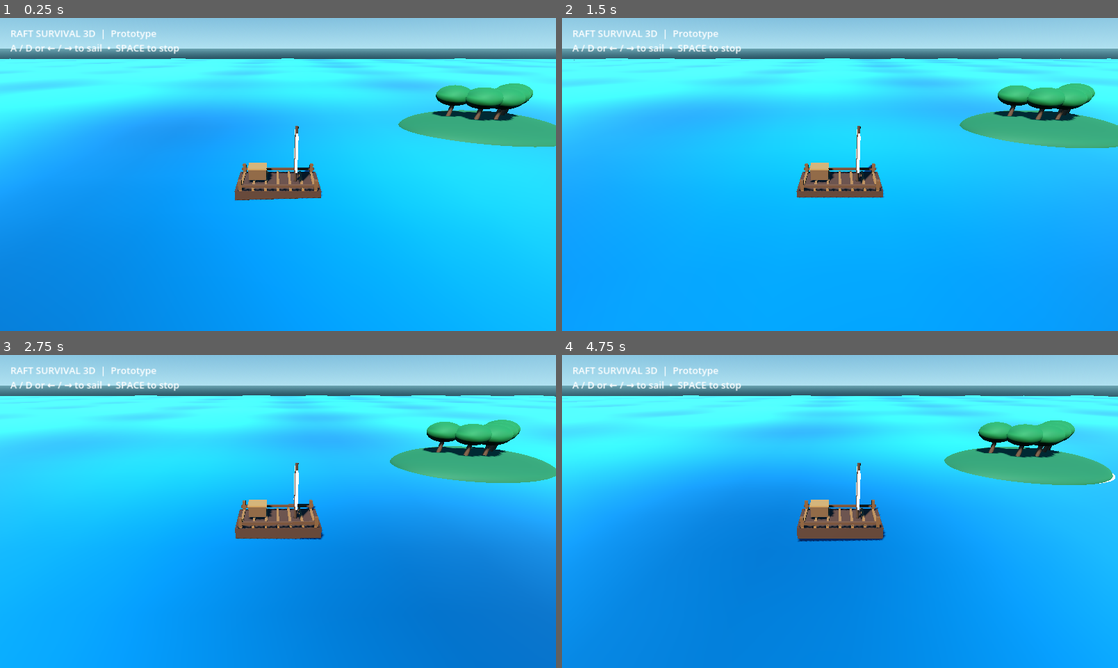
Above: before the commit, frames 1-4 (two rows, left to right).
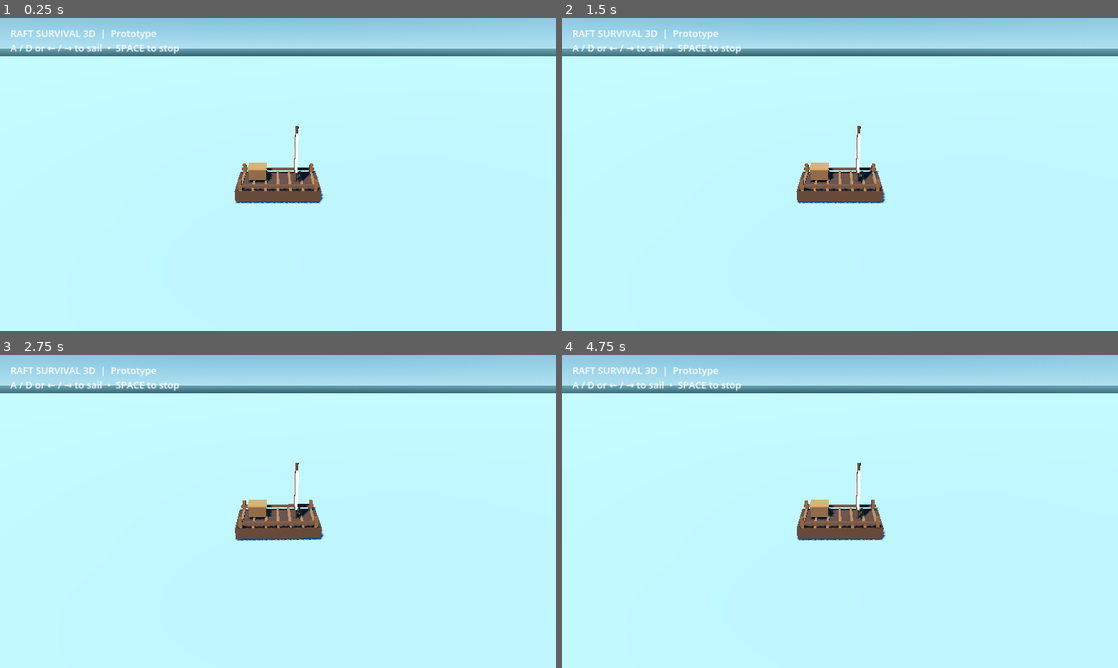
Above: after the commit, the same moments.

Repository: takasur888-glitch/Fishing-simulator-
Game: Godot game, scene res://scenes/main.tscn
Two runs of this game, one before a commit and one after it. Both use one fixed random seed, a clock stepped at 60 frames per second and the inputs below.
Inputs:
- Up to frame 1 (0.25 s): no input
- Up to frame 2 (1.5 s): tap Enter at 0.5 s; hold D 0.53-1.28 s; tap Space at 0.77 s; hold A from 1.28 s (still down)
- Up to frame 3 (2.75 s): tap Space at 1.52 s; release A at 2.03 s; hold D from 2.03 s (still down)
- Up to frame 4 (4.75 s): tap Space at 3.02, 3.77, 4.52 s; release D at 3.53 s; hold A from 3.53 s (still down)

The runs differ from the first frame. In frame 1, 86% of the frame differs, in the area x 0-100%, y 12-100%; in frame 2, 86%; in frame 3, 86%; in frame 4, 86%.

Commit message:
Create optimized low-poly ocean for Raft Survival 3D

Diff:
--- a/godot3d/scripts/main.gd
+++ b/godot3d/scripts/main.gd
@@ -11,24 +11,27 @@
 
 const WATER_SHADER := """
 shader_type spatial;
-render_mode cull_disabled;
-uniform vec4 deep_water : source_color = vec4(0.015, 0.20, 0.31, 1.0);
-uniform vec4 shallow_water : source_color = vec4(0.04, 0.48, 0.58, 1.0);
-uniform float wave_scale = 0.055;
+render_mode cull_disabled, diffuse_burley, specular_schlick_ggx;
+uniform vec4 deep_water : source_color = vec4(0.015, 0.19, 0.34, 1.0);
+uniform vec4 light_water : source_color = vec4(0.08, 0.48, 0.61, 1.0);
+uniform float wave_height = 0.22;
 varying float wave_value;
 void vertex() {
-    float a = sin(VERTEX.x * 0.12 + TIME * 1.15);
-    float b = cos(VERTEX.z * 0.16 + TIME * 0.82);
-    float c = sin((VERTEX.x + VERTEX.z) * 0.07 + TIME * 0.55);
-    VERTEX.y += (a * 0.22 + b * 0.14 + c * 0.12);
-    wave_value = a * 0.5 + b * 0.3 + c * 0.2;
+    vec2 p = VERTEX.xz;
+    float a = sin(p.x * 0.11 + TIME * 0.75);
+    float b = cos(p.y * 0.13 + TIME * 0.58);
+    float c = sin((p.x + p.y) * 0.055 + TIME * 0.42);
+    float broad = sin(p.x * 0.025 - p.y * 0.018 + TIME * 0.25);
+    VERTEX.y += (a * 0.55 + b * 0.38 + c * 0.28 + broad * 0.22) * wave_height;
+    wave_value = a * 0.42 + b * 0.30 + c * 0.18 + broad * 0.10;
 }
 void fragment() {
-    float fresnel = pow(1.0 - clamp(dot(normalize(NORMAL), normalize(VIEW)), 0.0, 1.0), 2.0);
-    vec3 water = mix(deep_water.rgb, shallow_water.rgb, clamp(wave_value * 0.5 + 0.48, 0.0, 1.0));
-    ALBEDO = mix(water, vec3(0.32, 0.72, 0.78), fresnel * 0.28);
-    ROUGHNESS = 0.22;
-    METALLIC = 0.12;
+    float bands = floor((wave_value + 1.0) * 3.0) / 6.0;
+    vec3 water = mix(deep_water.rgb, light_water.rgb, clamp(0.24 + bands, 0.0, 0.92));
+    float sun_glint = pow(max(dot(normalize(NORMAL), normalize(LIGHT)), 0.0), 18.0);
+    ALBEDO = water + vec3(0.10, 0.20, 0.22) * sun_glint * 0.22;
+    ROUGHNESS = 0.48;
+    METALLIC = 0.02;
 }
 """
 
@@ -36,7 +39,6 @@
     _create_world()
     _create_ocean()
     _create_raft()
-    _create_island()
     _create_camera()
     _create_sun()
     _create_hud()
@@ -79,18 +81,21 @@
     add_child(world)
 
 func _create_ocean() -> void:
+    # Large, lightweight low-poly ocean. Islands are added separately by the creator.
     var water := MeshInstance3D.new()
     var plane := PlaneMesh.new()
-    plane.size = Vector2(500.0, 500.0)
-    plane.subdivide_width = 100
-    plane.subdivide_depth = 100
+    plane.size = Vector2(700.0, 700.0)
+    # Fewer large faces create a low-poly look and reduce mobile GPU work.
+    plane.subdivide_width = 42
+    plane.subdivide_depth = 42
     water.mesh = plane
     ocean_material = ShaderMaterial.new()
     var shader := Shader.new()
     shader.code = WATER_SHADER
     ocean_material.shader = shader
     water.material_override = ocean_material
-    water.position.y = -0.25
+    water.position.y = -0.35
+    water.cast_shadow = GeometryInstance3D.SHADOW_CASTING_SETTING_OFF
     add_child(water)
 
 func _create_raft() -> void:
